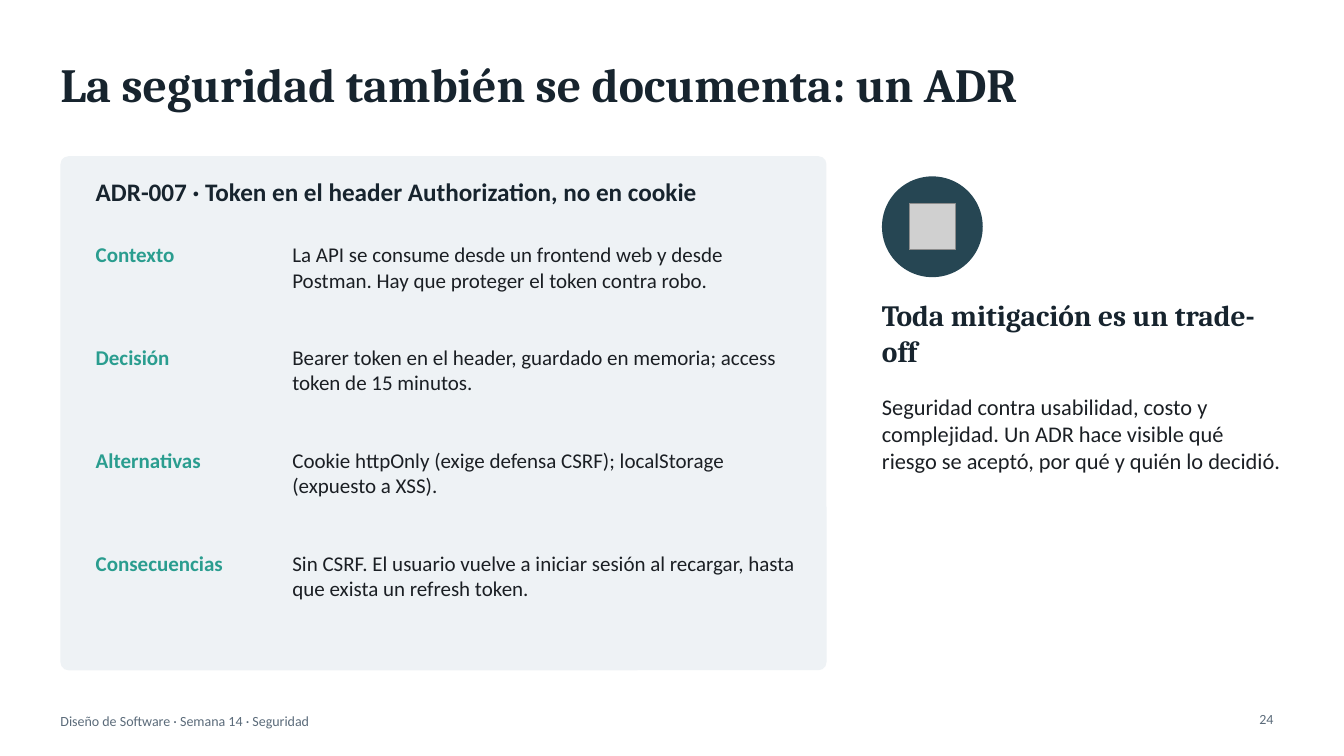
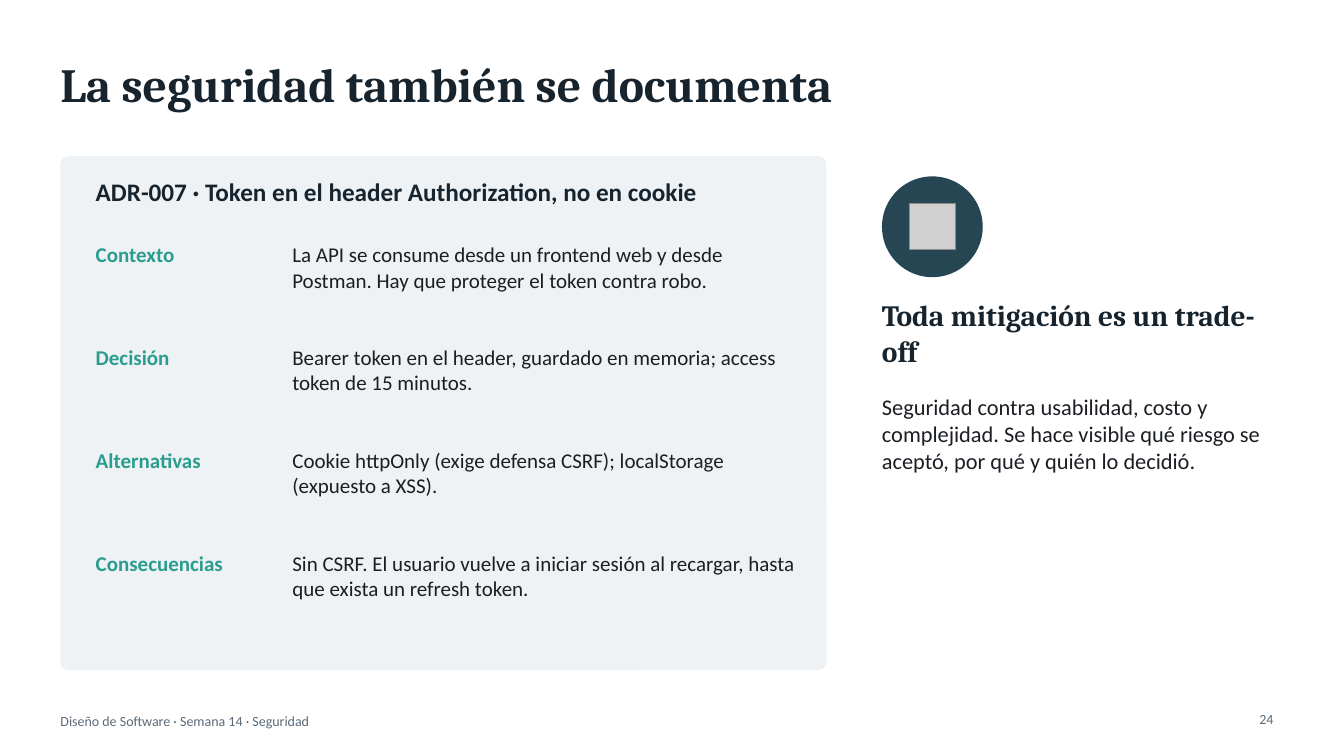
Before and after one commit to JonathanSolisP/design-course, a slide deck: slide 24 of Semana 14/Seguridad en el diseño de sistemas.pptx. Drawn at 1344x756 pixels with LibreOffice and Linux fonts; fonts in the diff are those of the drawing; grey boxes stand for pictures. Boxes give left, top, right and bottom in pixels: in the first picture for what was removed or moved away, otherwise in the second. Text is boxed around its words. In the diff, an @@ line names an element or a change of style, - is before the commit and + after.

```diff
--- a/Semana 14/Seguridad en el diseño de sistemas.pptx
+++ b/Semana 14/Seguridad en el diseño de sistemas.pptx
@@ title at (60, 68, 832, 112): text changed @@
-La seguridad también se documenta: un ADR
+La seguridad también se documenta
@@ text at (882, 399, 1260, 473): text changed @@
-Seguridad contra usabilidad, costo y complejidad. Un ADR hace visible qué riesgo se aceptó, por qué y quién lo decidió.
+Seguridad contra usabilidad, costo y complejidad. Se hace visible qué riesgo se aceptó, por qué y quién lo decidió.
```
Also in this commit, not shown: 9 other slides changed.
